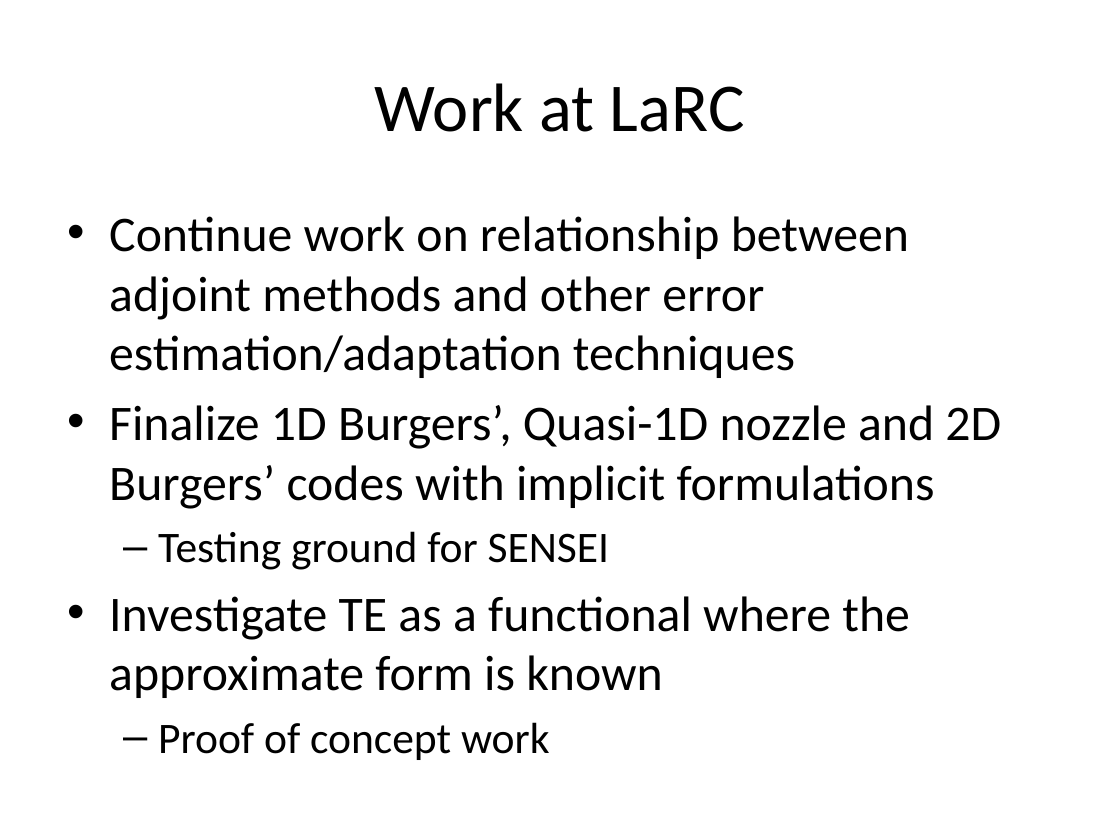
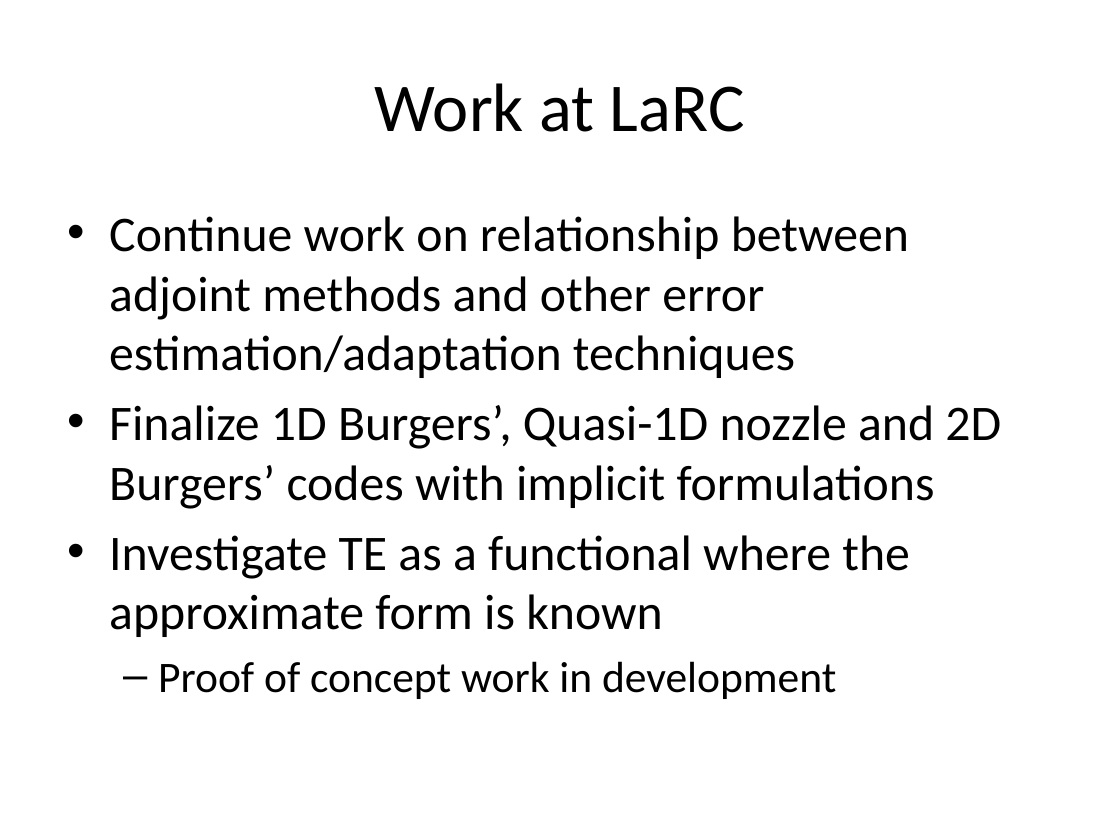
Before and after one commit to jderlaga/Presentations, a slide deck: slide 9 of June_Overview.pptx (slide 16 before the commit). Drawn at 1120x840 pixels with LibreOffice and Linux fonts; fonts in the diff are those of the drawing. Boxes give left, top, right and bottom in pixels: in the first picture for what was removed or moved away, otherwise in the second. Text is boxed around its words. In the diff, an @@ line names an element or a change of style, - is before the commit and + after.

Commit message:
to reorganize, prep for results, and fix typos

```diff
--- a/June_Overview.pptx
+++ b/June_Overview.pptx
@@ text at [158, 531, 610, 570]: paragraph removed @@
-  – Testing ground for SENSEI
@@ text at [158, 661, 836, 699]: text changed @@
-  – Proof of concept work
+  – Proof of concept work in development
```
Also in this commit, not shown: 10 other slides changed, 1 slide added, 1 slide removed.
